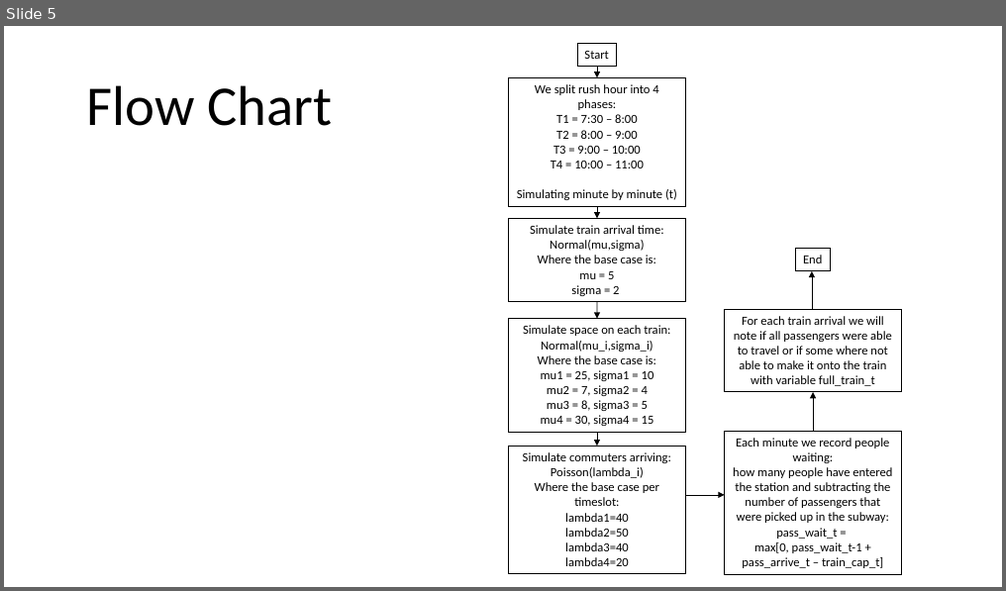
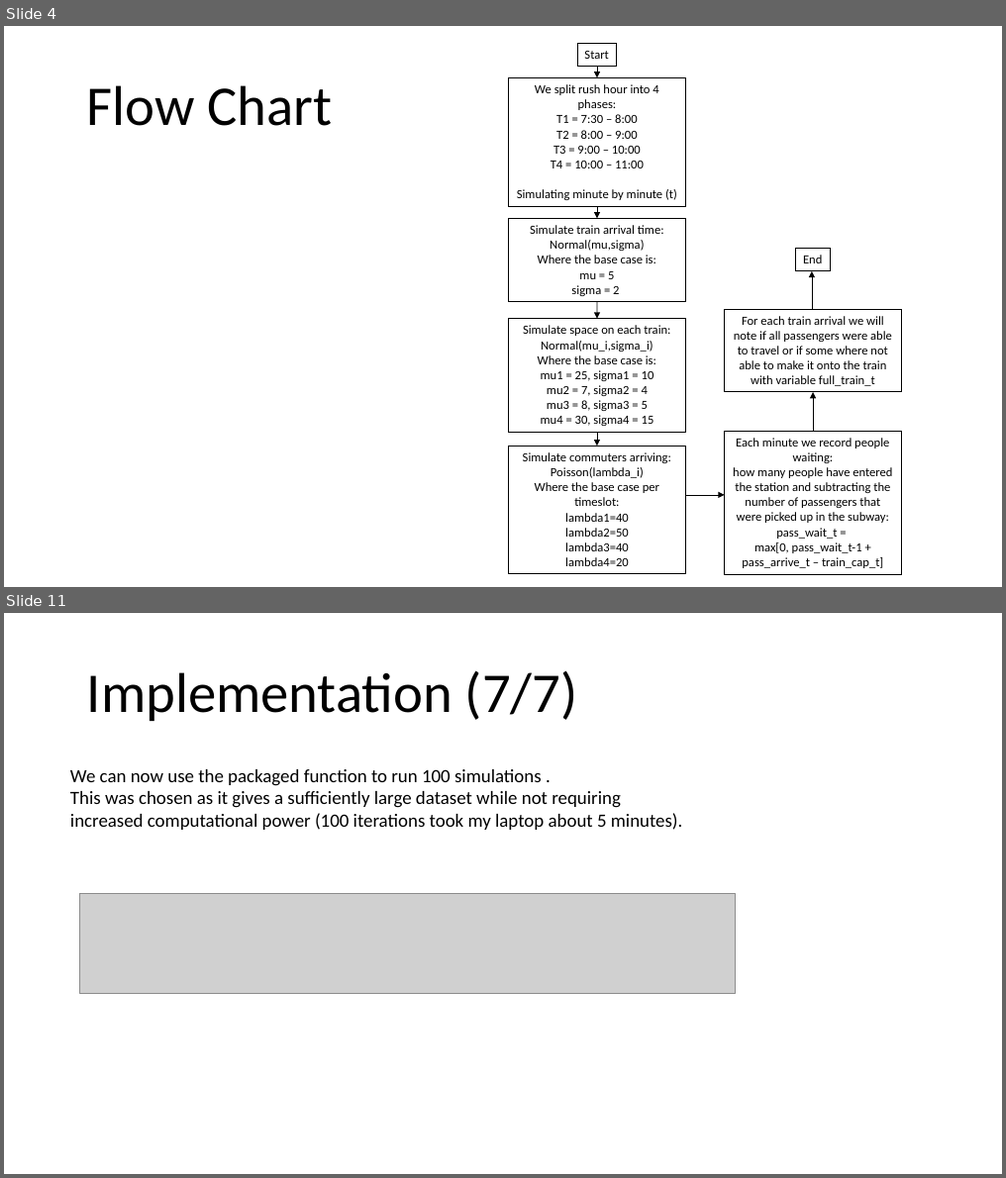
Before and after one commit to ManolisManoli/Data604_Sim-Mod, a slide deck: Final_Project/ManolisManoli_FinalProject_Data604.pptx. Shown one above the other, each under a label of ours: slide 5 before the commit, slides 4 and 11 after it; the slides between them are not shown. The pictures are 1006x591 and 1006x1178 pixels, drawn with LibreOffice and Linux fonts; fonts in the diff are those of the drawing; grey boxes stand for pictures. Boxes give left, top, right and bottom in pixels: in the first picture for what was removed or moved away, otherwise in the second. Text is boxed around its words. In the diff, an @@ line names an element or a change of style, - is before the commit and + after.

```diff
--- a/Final_Project/ManolisManoli_FinalProject_Data604.pptx
+++ b/Final_Project/ManolisManoli_FinalProject_Data604.pptx
@@ slide 11 added at bbox=[4, 613, 1002, 1174], background #FFFFFF @@
@@ text added at bbox=[87, 670, 578, 721], 54 pt, text #000000 @@
+Implementation (7/7)
@@ text added at bbox=[70, 769, 683, 830], 18 pt, text #000000 @@
+We can now use the packaged function to run 100 simulations .
+This was chosen as it gives a sufficiently large dataset while not requiring increased computational power (100 iterations took my laptop about 5 minutes).
@@ picture added at bbox=[79, 894, 735, 993] @@
@@ what was slide 5 is now slide 4 @@
```
Also in this commit, not shown: 2 slides changed, 10 other slides added, 1 slide removed.
